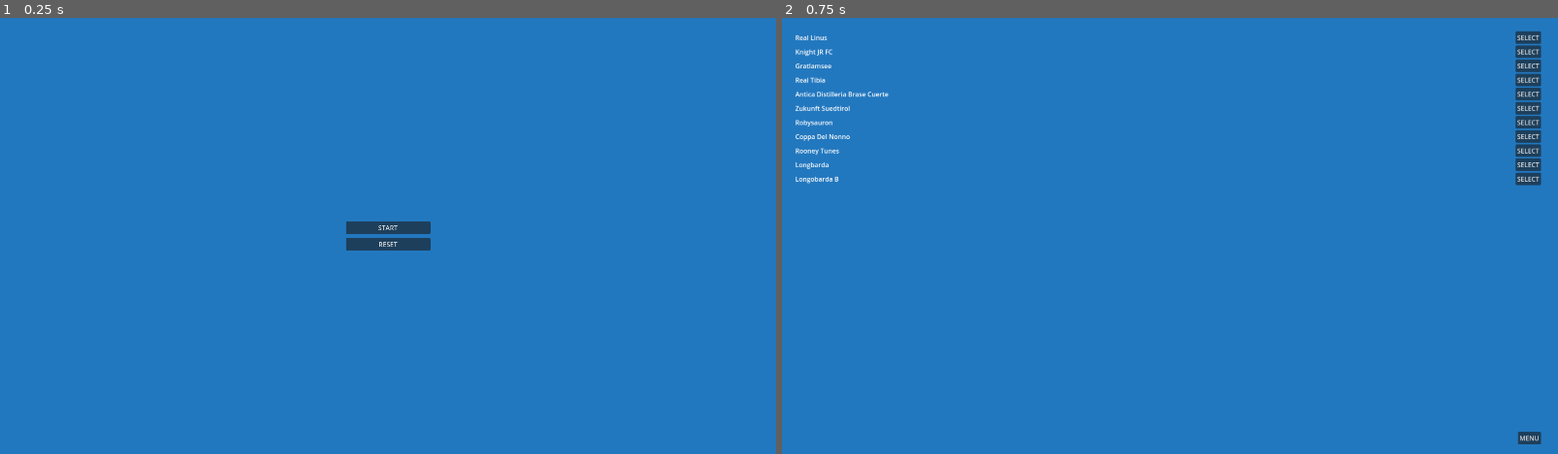
Above: before the commit, frames 1-2 (left to right).
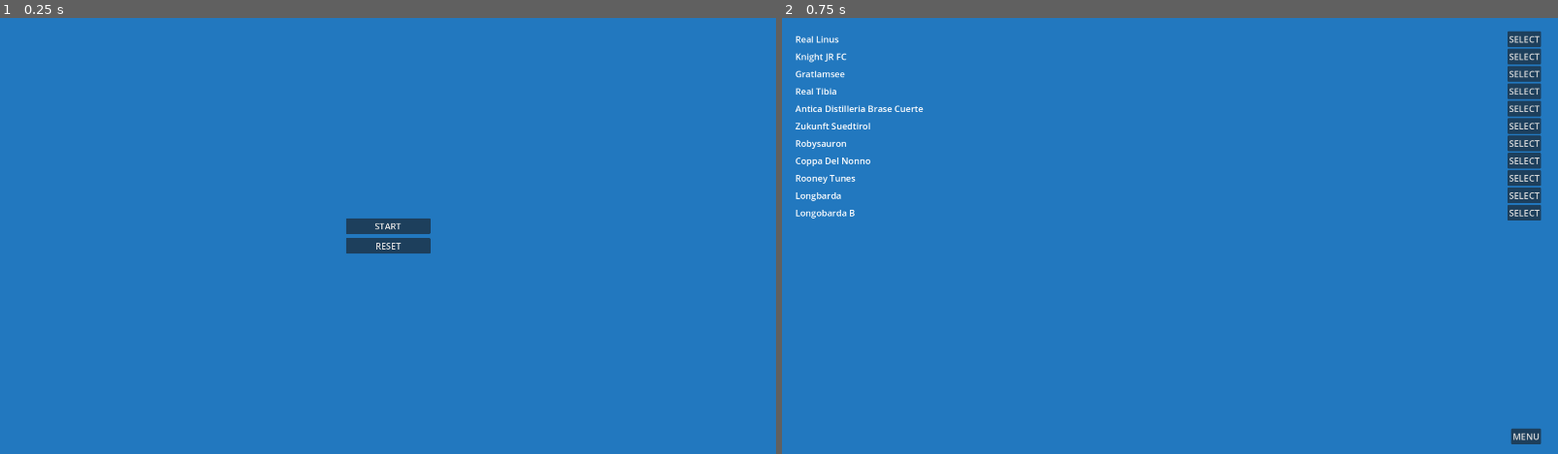
Above: after the commit, the same moments.

Repository: dulvui/condor
Game: Godot game, scene res://src/screens/menu/menu.tscn
Two runs of this game, one before a commit and one after it. Both use one fixed random seed, a clock stepped at 60 frames per second and the inputs below.
Inputs:
- Up to frame 1 (0.25 s): no input
- Up to frame 2 (0.75 s): click "START" at 0.5 s

The runs differ from the first frame. In frame 1, 0.2% of the frame differs, in the area x 44-56%, y 46-54%; in frame 2, 2.5%, in the area x 1-98%, y 2-98%.

Commit message:
set font size to 22 and improve ui layouts

Diff:
--- a/app/fanta_theme.tres
+++ b/app/fanta_theme.tres
@@ -4,4 +4,5 @@
 bg_color = Color(0.134586, 0.470461, 0.74826, 1)
 
 [resource]
+default_font_size = 22
 Panel/styles/panel = SubResource("StyleBoxFlat_ckpab")
--- a/app/src/screens/main/main.gd
+++ b/app/src/screens/main/main.gd
@@ -4,14 +4,14 @@
 
 extends Control
 
-@onready var auction_control: AuctionControl = $MarginContainer/HSplitContainer/VBoxContainer/AuctionControl
+@onready var auction_control: AuctionControl = $MarginContainer/HSplitContainer/VBoxContainer/Header/AuctionControl
 @onready var assign_player: PopupPanel = $AssignPlayer
 @onready var team_overview: Control = $MarginContainer/HSplitContainer/VBoxContainer/TeamOverview
 @onready var player_list: Control = $MarginContainer/HSplitContainer/VSplitContainer/PlayerList
 @onready var history: Control = $MarginContainer/HSplitContainer/VSplitContainer/History
 @onready var timer: AuctionTimer = $Timer
-@onready var server_status: ColorRect = $Status/ServerStatus
-@onready var connect_button: Button = $Status/Connect
+@onready var server_status: ColorRect = $MarginContainer/HSplitContainer/VBoxContainer/Header/ServerStatus
+@onready var connect_button: Button = $MarginContainer/HSplitContainer/VBoxContainer/Header/Connect
 @onready var connection_lost_alert: AcceptDialog = $ConnectionLost
 
 var active_player: Player
--- a/app/src/screens/main/main.tscn
+++ b/app/src/screens/main/main.tscn
@@ -41,6 +41,7 @@
 
 [node name="HSplitContainer" type="HSplitContainer" parent="MarginContainer"]
 layout_mode = 2
+theme_override_constants/separation = 30
 
 [node name="VSplitContainer" type="VSplitContainer" parent="MarginContainer/HSplitContainer"]
 custom_minimum_size = Vector2(320, 0)
@@ -58,45 +59,50 @@
 layout_mode = 2
 theme_override_constants/separation = 60
 
-[node name="AuctionControl" parent="MarginContainer/HSplitContainer/VBoxContainer" instance=ExtResource("5_iadvp")]
+[node name="Header" type="HBoxContainer" parent="MarginContainer/HSplitContainer/VBoxContainer"]
 layout_mode = 2
+theme_override_constants/separation = 10
+metadata/_edit_use_anchors_ = true
+
+[node name="VSeparator3" type="VSeparator" parent="MarginContainer/HSplitContainer/VBoxContainer/Header"]
+modulate = Color(1, 1, 1, 0)
+layout_mode = 2
+size_flags_horizontal = 3
+
+[node name="AuctionControl" parent="MarginContainer/HSplitContainer/VBoxContainer/Header" instance=ExtResource("5_iadvp")]
+layout_mode = 2
+
+[node name="VSeparator" type="VSeparator" parent="MarginContainer/HSplitContainer/VBoxContainer/Header"]
+modulate = Color(1, 1, 1, 0)
+layout_mode = 2
+size_flags_horizontal = 3
+
+[node name="Connect" type="Button" parent="MarginContainer/HSplitContainer/VBoxContainer/Header"]
+layout_mode = 2
+size_flags_vertical = 0
+text = "CONNECT"
+
+[node name="ServerStatus" type="ColorRect" parent="MarginContainer/HSplitContainer/VBoxContainer/Header"]
+custom_minimum_size = Vector2(42, 42)
+layout_mode = 2
+size_flags_vertical = 0
+
+[node name="VSeparator2" type="VSeparator" parent="MarginContainer/HSplitContainer/VBoxContainer/Header"]
+modulate = Color(1, 1, 1, 0)
+custom_minimum_size = Vector2(40, 0)
+layout_mode = 2
+
+[node name="Menu" type="Button" parent="MarginContainer/HSplitContainer/VBoxContainer/Header"]
+layout_mode = 2
+size_flags_horizontal = 8
+size_flags_vertical = 0
+text = "MENU"
 
 [node name="TeamOverview" parent="MarginContainer/HSplitContainer/VBoxContainer" instance=ExtResource("6_8armv")]
 layout_mode = 2
 
-[node name="Menu" type="Button" parent="MarginContainer/HSplitContainer/VBoxContainer"]
-layout_mode = 2
-size_flags_horizontal = 8
-text = "MENU"
-
 [node name="AssignPlayer" parent="." instance=ExtResource("7_0ly00")]
 visible = false
-
-[node name="Status" type="HBoxContainer" parent="."]
-layout_mode = 1
-anchors_preset = -1
-anchor_left = 0.844958
-anchor_top = 0.015
-anchor_right = 0.99
-anchor_bottom = 0.08
-offset_left = -0.320068
-offset_top = -0.200001
-offset_right = 3.19971
-offset_bottom = -4.40001
-metadata/_edit_use_anchors_ = true
-
-[node name="Connect" type="Button" parent="Status"]
-layout_mode = 2
-text = "CONNECT"
-
-[node name="VSeparator" type="VSeparator" parent="Status"]
-modulate = Color(1, 1, 1, 0)
-layout_mode = 2
-size_flags_horizontal = 3
-
-[node name="ServerStatus" type="ColorRect" parent="Status"]
-custom_minimum_size = Vector2(62, 42)
-layout_mode = 2
 
 [node name="Timer" parent="." instance=ExtResource("8_drged")]
 visible = false
@@ -115,14 +121,14 @@
 text = "PLEASE RECONNECT"
 
 [connection signal="active_player_change" from="MarginContainer/HSplitContainer/VSplitContainer/PlayerList" to="." method="_on_player_list_active_player_change"]
-[connection signal="assign" from="MarginContainer/HSplitContainer/VBoxContainer/AuctionControl" to="." method="_on_auction_control_assign"]
-[connection signal="auction" from="MarginContainer/HSplitContainer/VBoxContainer/AuctionControl" to="." method="_on_auction_control_auction"]
-[connection signal="next" from="MarginContainer/HSplitContainer/VBoxContainer/AuctionControl" to="." method="_on_auction_control_next"]
-[connection signal="previous" from="MarginContainer/HSplitContainer/VBoxContainer/AuctionControl" to="." method="_on_auction_control_previous"]
+[connection signal="assign" from="MarginContainer/HSplitContainer/VBoxContainer/Header/AuctionControl" to="." method="_on_auction_control_assign"]
+[connection signal="auction" from="MarginContainer/HSplitContainer/VBoxContainer/Header/AuctionControl" to="." method="_on_auction_control_auction"]
+[connection signal="next" from="MarginContainer/HSplitContainer/VBoxContainer/Header/AuctionControl" to="." method="_on_auction_control_next"]
+[connection signal="previous" from="MarginContainer/HSplitContainer/VBoxContainer/Header/AuctionControl" to="." method="_on_auction_control_previous"]
+[connection signal="pressed" from="MarginContainer/HSplitContainer/VBoxContainer/Header/Connect" to="." method="_on_connect_pressed"]
+[connection signal="pressed" from="MarginContainer/HSplitContainer/VBoxContainer/Header/Menu" to="." method="_on_menu_pressed"]
 [connection signal="player_removed" from="MarginContainer/HSplitContainer/VBoxContainer/TeamOverview" to="." method="_on_team_overview_player_removed"]
-[connection signal="pressed" from="MarginContainer/HSplitContainer/VBoxContainer/Menu" to="." method="_on_menu_pressed"]
 [connection signal="assigned" from="AssignPlayer" to="." method="_on_assign_player_assigned"]
-[connection signal="pressed" from="Status/Connect" to="." method="_on_connect_pressed"]
 [connection signal="paused" from="Timer" to="." method="_on_timer_paused"]
 [connection signal="reseted" from="Timer" to="." method="_on_timer_reseted"]
 [connection signal="time_change" from="Timer" to="." method="_on_timer_time_change"]
--- a/app/src/screens/main/team_overview/team_overview.tscn
+++ b/app/src/screens/main/team_overview/team_overview.tscn
@@ -21,6 +21,7 @@
 anchor_bottom = 1.0
 grow_horizontal = 2
 grow_vertical = 2
+theme_override_constants/separation = 30
 collapsed = true
 dragger_visibility = 1
 
